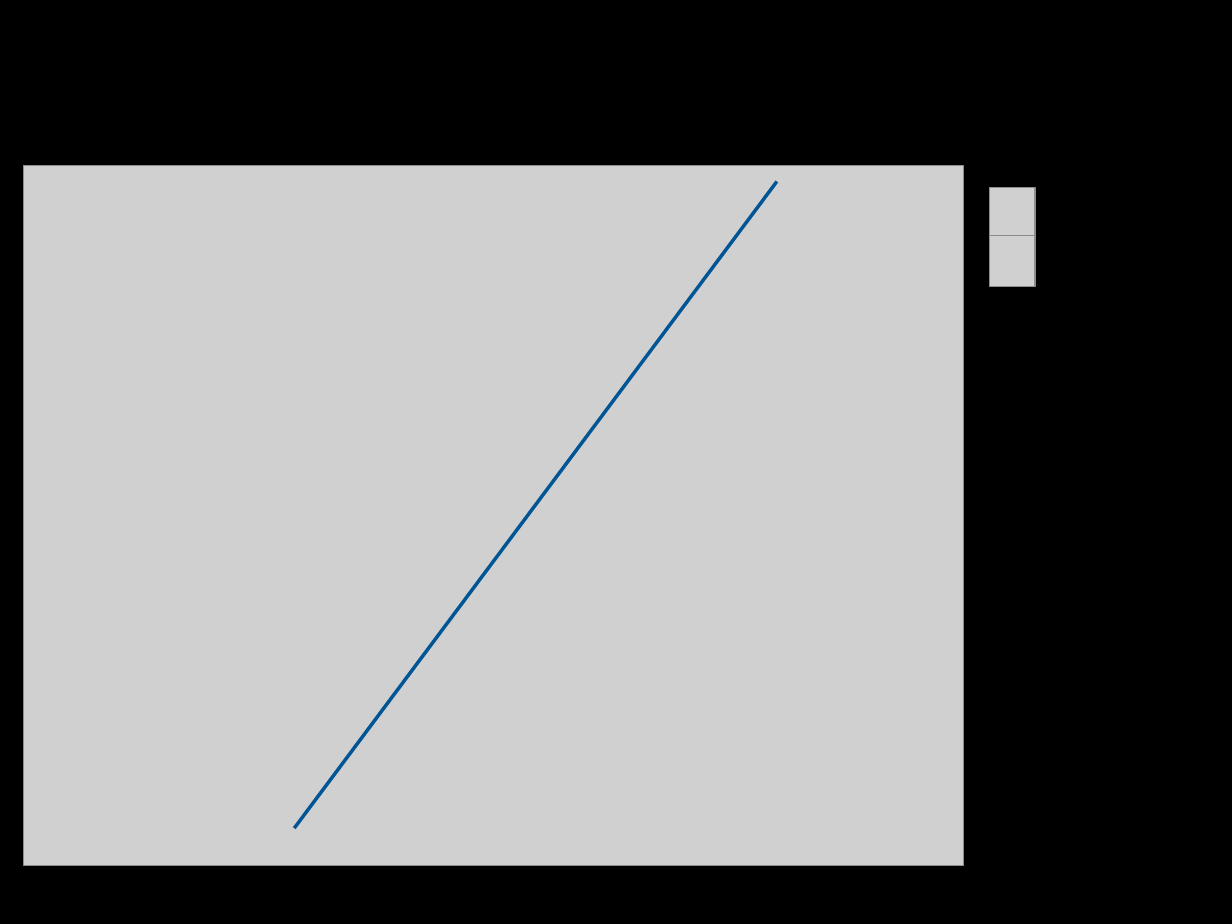
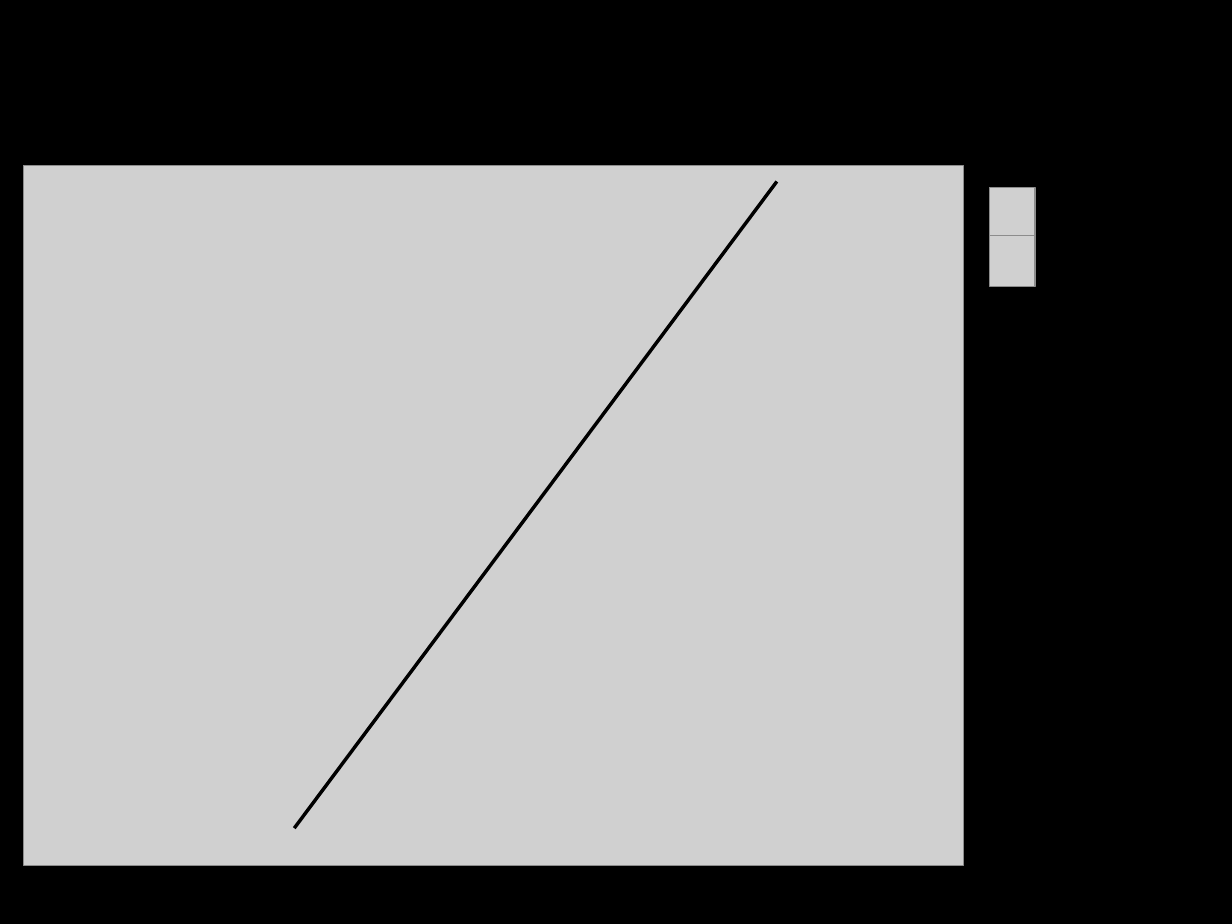
Before and after one commit to LiangLeon/AdaBoostExample, a slide deck: slide 7 of Presentation/Boosting.pptx (slide 6 before the commit). Drawn at 1232x924 pixels with LibreOffice and Linux fonts; fonts in the diff are those of the drawing; grey boxes stand for pictures; background and template pictures are left out. Boxes give left, top, right and bottom in pixels: in the first picture for what was removed or moved away, otherwise in the second. Text is boxed around its words. In the diff, an @@ line names an element or a change of style, - is before the commit and + after.

```diff
--- a/Presentation/Boosting.pptx
+++ b/Presentation/Boosting.pptx
@@ line (777, 181) - (294, 828): stroke #005595 2 pt to #000000 2 pt @@
```
Also in this commit, not shown: 2 other slides changed, 3 slides added, 1 slide removed.
